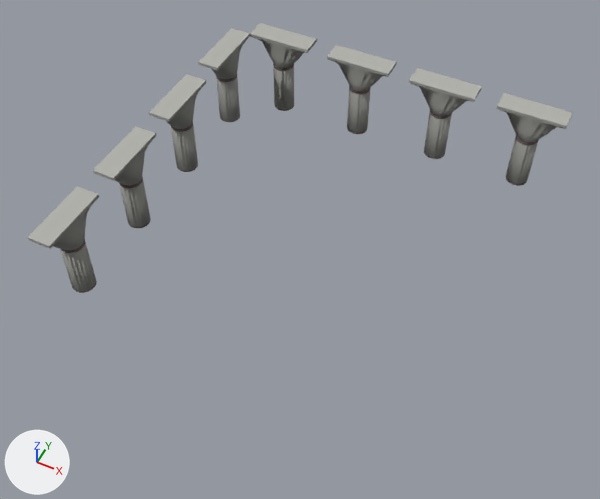
Before and after pictures for a commit that changed the glTF model www/models/iso_scenes/34.glb.
The view is the same before and after, from a 50 mm lens placed at (19.1, -30.0, 27.9), pointed at (8.8, -9.4, 2.1). Lighting does not change. The marker at lower left points along +X, +Y and +Z. Where no turn or scale is listed for an object, it has been applied to the vertices. Vertices at the same position are counted once.

The first picture shows 'colored'.
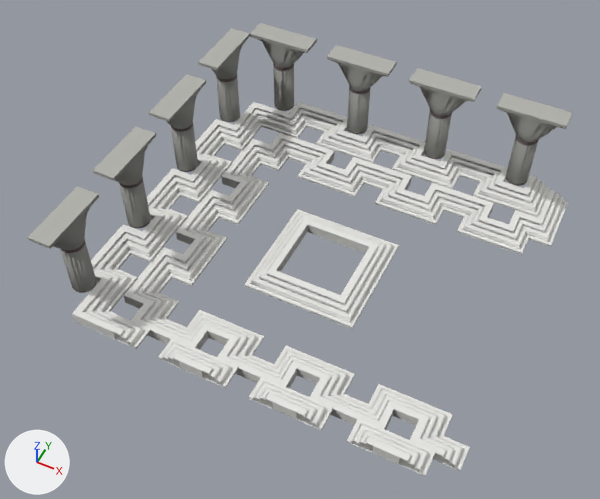
Changed parts and their boxes [x1, y1, x2, y2] in the pictures (600 x 499 px):
'colored', reshaped (68% taller): before [27, 23, 573, 293]; after [27, 23, 573, 476]
part 1 of me_mesh_0, added: after [244, 209, 399, 328]
part 2 of me_mesh_0, added: after [72, 102, 568, 476]

What changed in the scene script:
```text
Change me_mesh_0:
    used by ob_colored; location = (0.0, 0.0, 0.0)
    remove me_mesh_0.from_pydata(...)  # 3336 vertices, 6464 faces; spans x 1.0..17.0, y -16.0..0.0, z 1.5..5.5
    add me_mesh_0.from_pydata(...)  # 9526 vertices, 18640 faces; spans x 1.0..18.0, y -16.0..0.0, z 0.5..5.5
    me_mesh_0 part 1: a new loose piece of 784 vertices spanning x 7.0..12.0, y -11.0..-6.0, z 0.5..1.0, in mat_material_0
    me_mesh_0 part 2: 5406 vertices added at x 1.0..18.0, y -16.0..0.0, z 0.5..1.5
```
